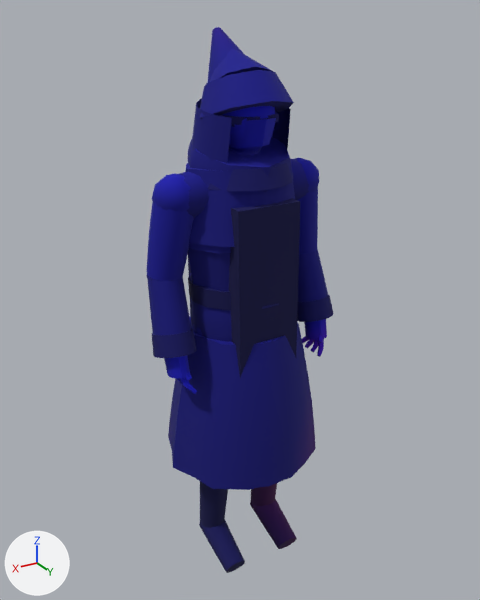
What one commit did to the glTF model assets/kit/skel_penitent.glb.
Before and after are seen from a 50 mm lens placed at (1.07, 1.772, 1.905), pointed at (-0.011, -0.03, 1.004). Every picture has the same lights, and +X, +Y and +Z are marked at lower left. The picture after the commit comes second. Vertices at exactly the same position are counted once.

Before the edit, the objects in view are built like this:
```python
me_penitent = bpy.data.meshes.new('penitent')
me_penitent.from_pydata(...)  # 2557 vertices, 4832 faces; spans x -0.34..0.34, y -0.27..0.26, z 0.0..1.87
# faces by material slot: [2096, 708, 12, 1048, 644, 312, 12]
me_penitent.materials.append(mat_m_robe)
me_penitent.materials.append(mat_m_leather)
me_penitent.materials.append(mat_m_brass)
me_penitent.materials.append(mat_m_chainmail)
me_penitent.materials.append(mat_m_wax)
me_penitent.materials.append(mat_m_iron)
me_penitent.materials.append(mat_m_cloth)
ob_penitent = bpy.data.objects.new('penitent', me_penitent)
ob_penitent.location = (0.0, 0.0, 0.0)
```
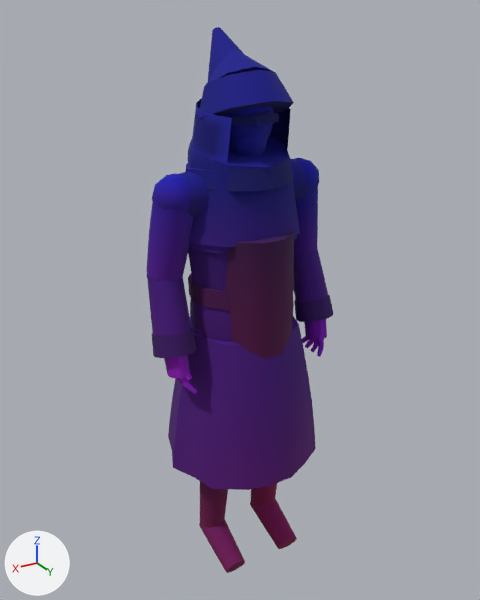
Pixel boxes [x1, y1, x2, y2] of what changed, in the pictures (480 x 600 px; the box of a moved part takes in the faces that stretch with it):
part 1 of me_penitent, added (blue): after [229, 134, 268, 157]
part 2 of me_penitent, rebuilt: before [188, 198, 300, 378]; after [226, 231, 294, 359]
part 3 of me_penitent, moved or reshaped: before [228, 107, 279, 152]; after [227, 107, 279, 143]
part 4 of me_penitent, recoloured: [147, 104, 333, 573] in both
part 5 of me_penitent, recoloured: before [222, 106, 275, 148]; after [223, 106, 273, 137]

Edits to the bpy script that builds the scene:
```text
Change me_penitent:
    used by ob_penitent; location = (0.0, 0.0, 0.0)
    remove me_penitent.from_pydata(...)  # 2557 vertices, 4832 faces; spans x -0.34..0.34, y -0.27..0.26, z 0.0..1.87
    add me_penitent.from_pydata(...)  # 2629 vertices, 4976 faces; spans x -0.34..0.34, y -0.27..0.26, z 0.0..1.87
    me_penitent part 1: the loose piece of 42 vertices spanning x -0.09..0.09, y -0.09..0.12, z 1.51..1.72 is copied, and the copy is scaled about its middle by (0.68, 0.745, 0.781), then moved by (0.0, 0.01, -0.05), in mat_m_chainmail; it spans x -0.06..0.06, y -0.05..0.11, z 1.49..1.65
    me_penitent part 2: the loose piece of 8 vertices spanning x -0.11..0.11, y -0.17..0.17, z 0.68..1.38 is rebuilt with 56 vertices and now spans x -0.16..0.16, y -0.19..0.19, z 0.88..1.28
    me_penitent part 3
    61 vertices are removed from x -0.08..0.09, y -0.08..0.14, z 1.53..1.63
    134 faces are deleted
    5 vertices in x -0.06..0.07, y -0.08..0.01, z 1.51..1.57 move by (0.0, 0.0, 0.01)
    5 vertices in x -0.08..0.03, y 0.02..0.11, z 1.56..1.67 move by (0.0, -0.01, 0.01)
    8 vertices move within x -0.05..0.08, y -0.04..0.12, z 1.53..1.62
    43 vertices are added at x -0.08..0.09, y -0.06..0.13, z 1.53..1.67
    18 new faces join them, mat_m_chainmail
    84 new faces join them, mat_m_iron
    me_penitent part 4: 3511 kept faces spanning x -0.34..0.34, y -0.27..0.26, z 0.0..1.87 get new vertex colours
    me_penitent part 5: 62 faces spanning x -0.08..0.09, y -0.09..0.12, z 1.52..1.73 switch from mat_m_wax to mat_m_chainmail
```
